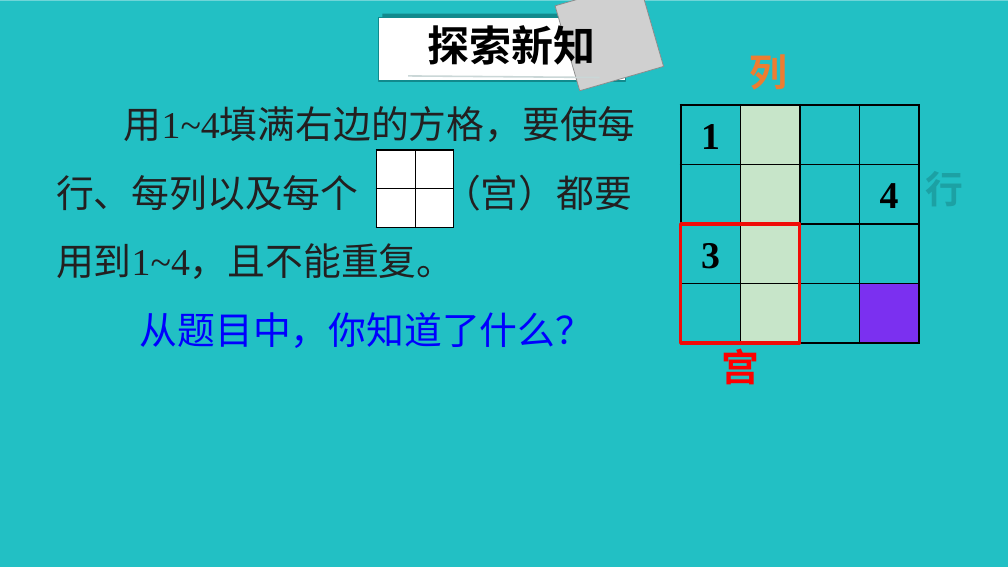
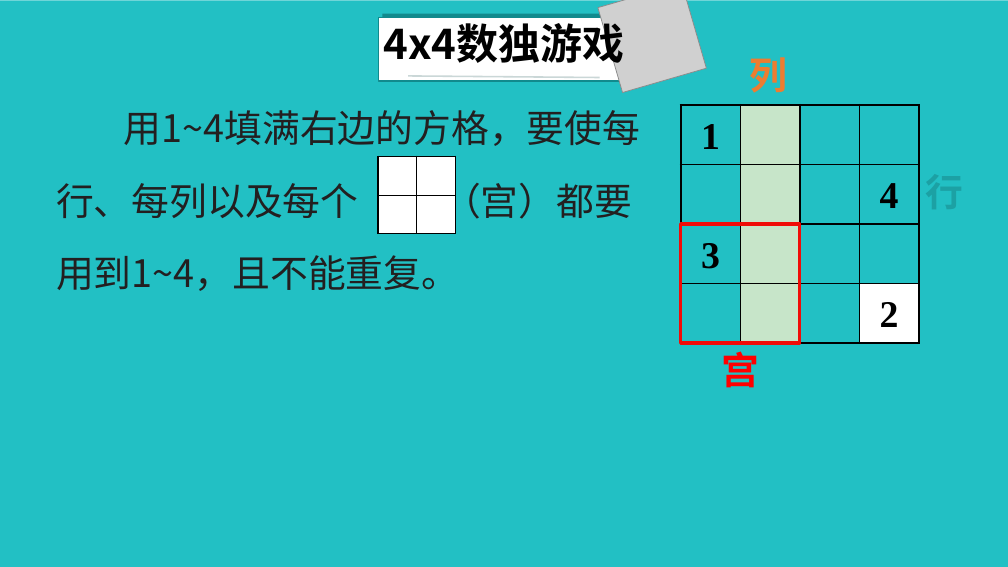
Before and after one commit to Camellia895/Camellia895.github.io, a slide deck: slide 3 of docs/教学/实习/汇报课-二年级下-数独游戏/数独游戏.pptx (slide 4 before the commit). Drawn at 1008x567 pixels with LibreOffice and Linux fonts; fonts in the diff are those of the drawing; grey boxes stand for pictures; background and template pictures are left out. Boxes give left, top, right and bottom in pixels: in the first picture for what was removed or moved away, otherwise in the second. Text is boxed around its words. In the diff, an @@ line names an element or a change of style, - is before the commit and + after.

```diff
--- a/docs/教学/实习/汇报课-二年级下-数独游戏/数独游戏.pptx
+++ b/docs/教学/实习/汇报课-二年级下-数独游戏/数独游戏.pptx
@@ text added at bbox=[384, 17, 625, 70], 40 pt, text #000000, bold @@
+4x4数独游戏
@@ text removed at bbox=[428, 19, 596, 72] @@
-探索新知
@@ picture: place and size @@
-picture at bbox=[555, 0, 664, 91]
+picture at bbox=[598, 0, 707, 93]
@@ text "用1~4填满右边的方格，要使每行、每列以及每个 （宫）都要用到1~4，且不能重复。" at bbox=[56, 110, 641, 291]: font Noto Sans CJK SC to Noto Sans CJK JP, font Times New Roman to Noto Sans CJK JP in "用1~4填满右边的方格，要使每行、每列以及每个 （宫）都要用到1~4，且不能重复。"; line spacing 65pt to 69pt @@
@@ table at bbox=[681, 105, 920, 343] @@
-row 4, column 4: 
+row 4, column 4: 2
@@ fill none to #FFFFFF in row 4, column 4 @@
@@ table: place and size @@
-table at bbox=[377, 150, 454, 227]
+table at bbox=[378, 157, 455, 234]
@@ text removed at bbox=[140, 312, 594, 348] @@
-从题目中，你知道了什么？
@@ font Noto Sans CJK SC to Noto Sans CJK JP; line spacing 43pt to 46pt in 3 elements at bbox=[918, 162, 996, 231], bbox=[750, 57, 788, 93], bbox=[721, 351, 759, 388] @@
```
Also in this commit, not shown: 4 other slides changed, 1 slide added, 2 slides removed, 17 other files.
